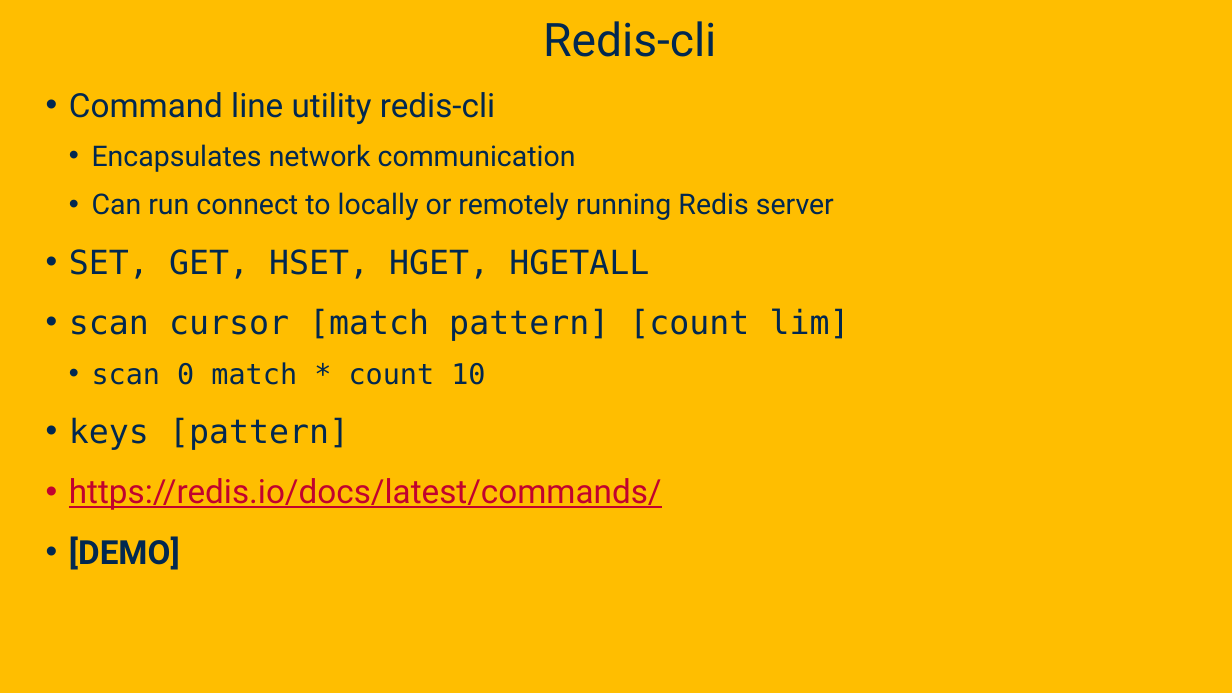
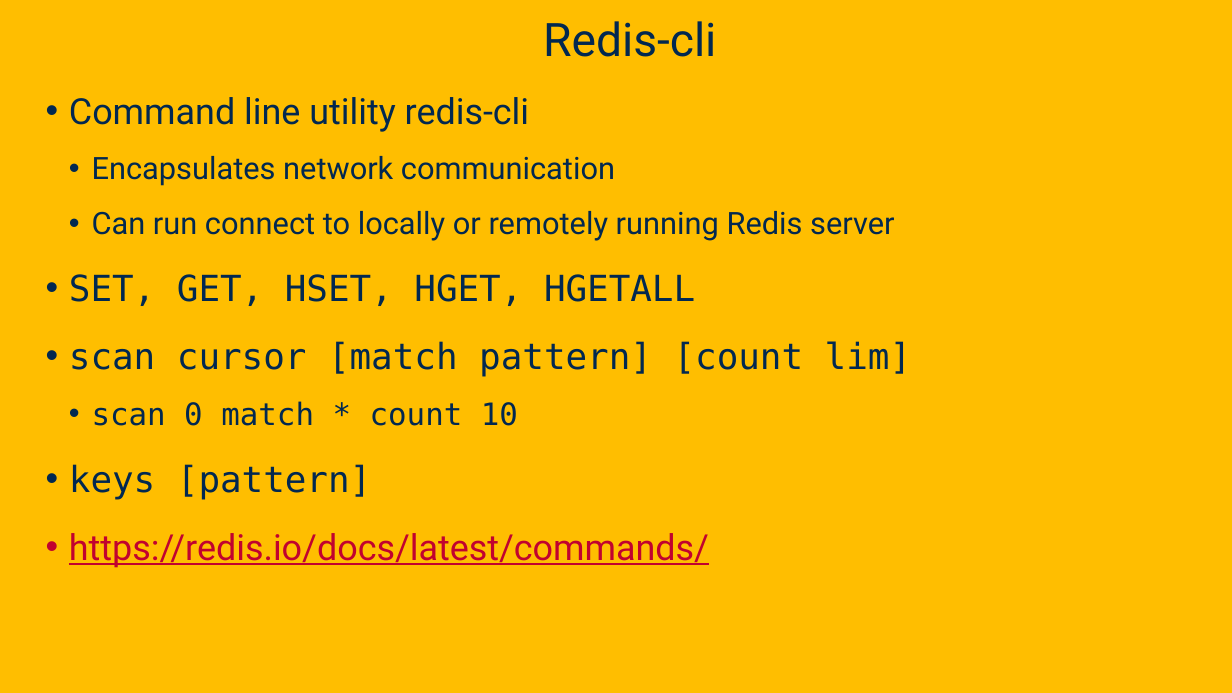
Before and after one commit to davsec-teaching/ecs160-f25, a slide deck: slide 6 of slides/Discussion1_Redis.pptx. Drawn at 1232x693 pixels with LibreOffice and Linux fonts; fonts in the diff are those of the drawing; background and template pictures are left out. Boxes give left, top, right and bottom in pixels: in the first picture for what was removed or moved away, otherwise in the second. Text is boxed around its words. In the diff, an @@ line names an element or a change of style, - is before the commit and + after.

Commit message:
updates to redis slides

```diff
--- a/slides/Discussion1_Redis.pptx
+++ b/slides/Discussion1_Redis.pptx
@@ text "Command line utility redis-cli" at [69,97,911,568]: size 25.9 to 28 pt in "Command line utility redis-cli", "SET, GET, HSET, HGET, HGETALL", "scan cursor [match pattern] [count lim]", "keys [pattern]" and 1 more places; size 22.2 to 24 pt in "Encapsulates network communication", "Can run connect to locally or remotely ...", "scan 0 match * count 10"; line spacing 1 to 1.1 @@
@@ text at [69,536,180,570]: paragraph removed @@
-• [DEMO]
```
Also in this commit, not shown: 2 other slides changed.
